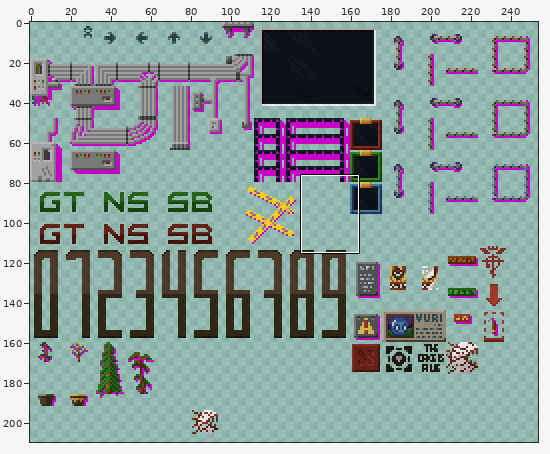
Sprite sheet: assets/tileset/Decals.png. Above, an overview of the earlier version with the close-up marked.
Close-up. Old version:
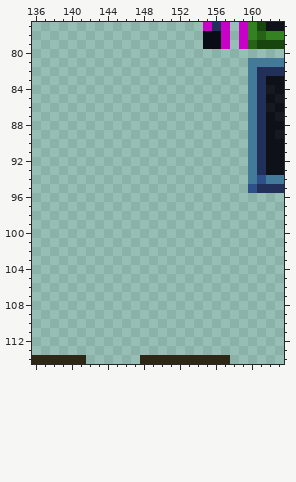
The file is 256x224 pixels. Shown: x 136..163, y 77..114. The wide view leaves out empty margins. The commit also changed other parts of the picture, which this record leaves out.
Now the later version:
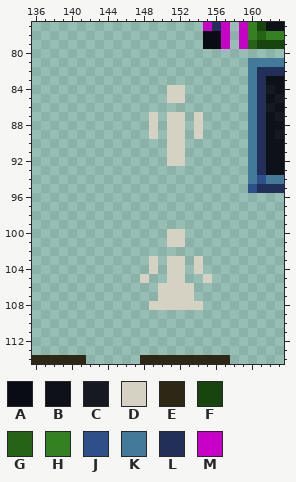
Palette (. is transparent): A #090c14  B #0f1119  C #161920  D #d5d2c3  E #2e2716  F #18450d  G #266317  H #348121  J #2d508b  K #437999  L #222f59  M #c800c8
What changed:
@@ x 147..156 @@
  83 ..........
- 84 ..........
- 85 ..........
+ 84 ....DD....
+ 85 ....DD....
  86 ..........
- 87 ..........
- 88 ..........
- 89 ..........
- 90 ..........
- 91 ..........
- 92 ..........
+ 87 ..D.DD.D..
+ 88 ..D.DD.D..
+ 89 ..D.DD.D..
+ 90 ....DD....
+ 91 ....DD....
+ 92 ....DD....
  93 ..........
@@ x 146..157 @@
  99 ............
-100 ............
-101 ............
+100 .....DD.....
+101 .....DD.....
 102 ............
-103 ............
-104 ............
-105 ............
-106 ............
-107 ............
-108 ............
+103 ...D.DD.D...
+104 ...D.DD.D...
+105 ..D..DD..D..
+106 ....DDDD....
+107 ....DDDD....
+108 ...DDDDDD...
 109 ............
Where, in picture pixels (left, top, right, bottom), the same in both close-ups:
added: (149, 85, 203, 166)
added: (140, 229, 212, 310)
